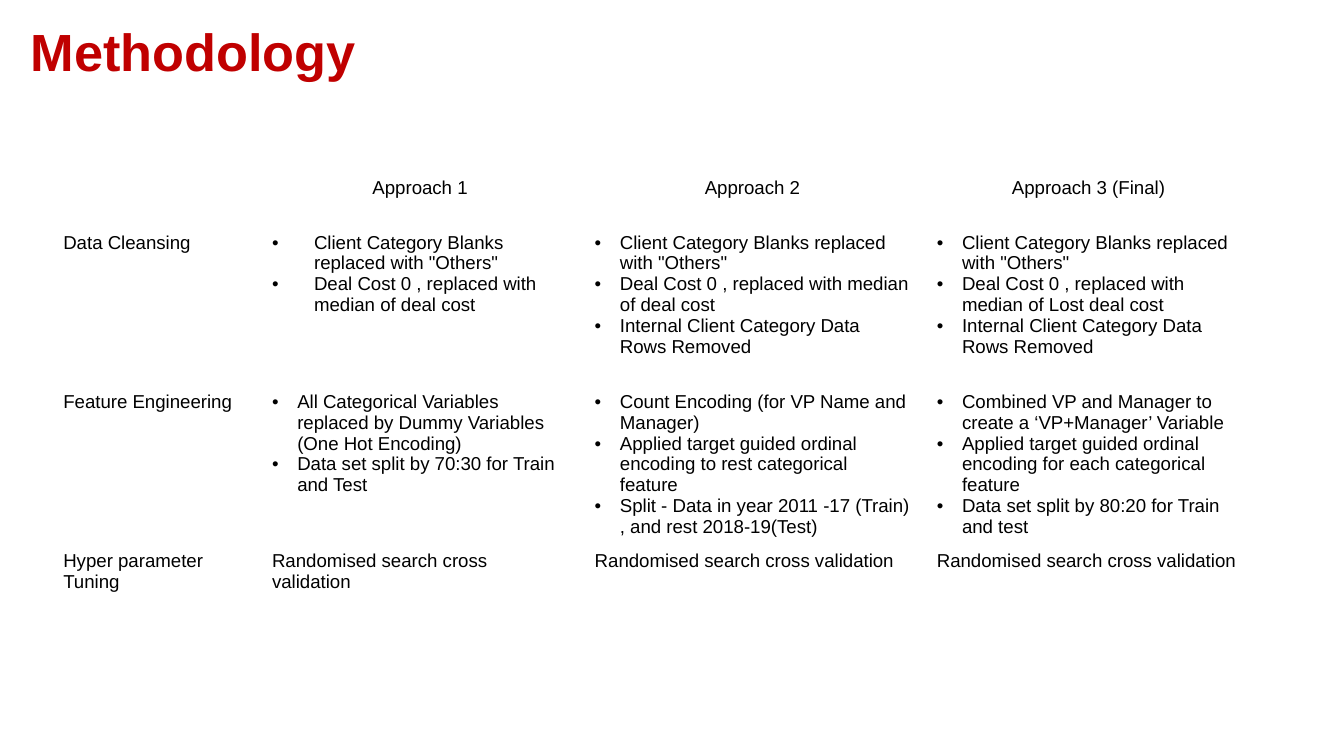
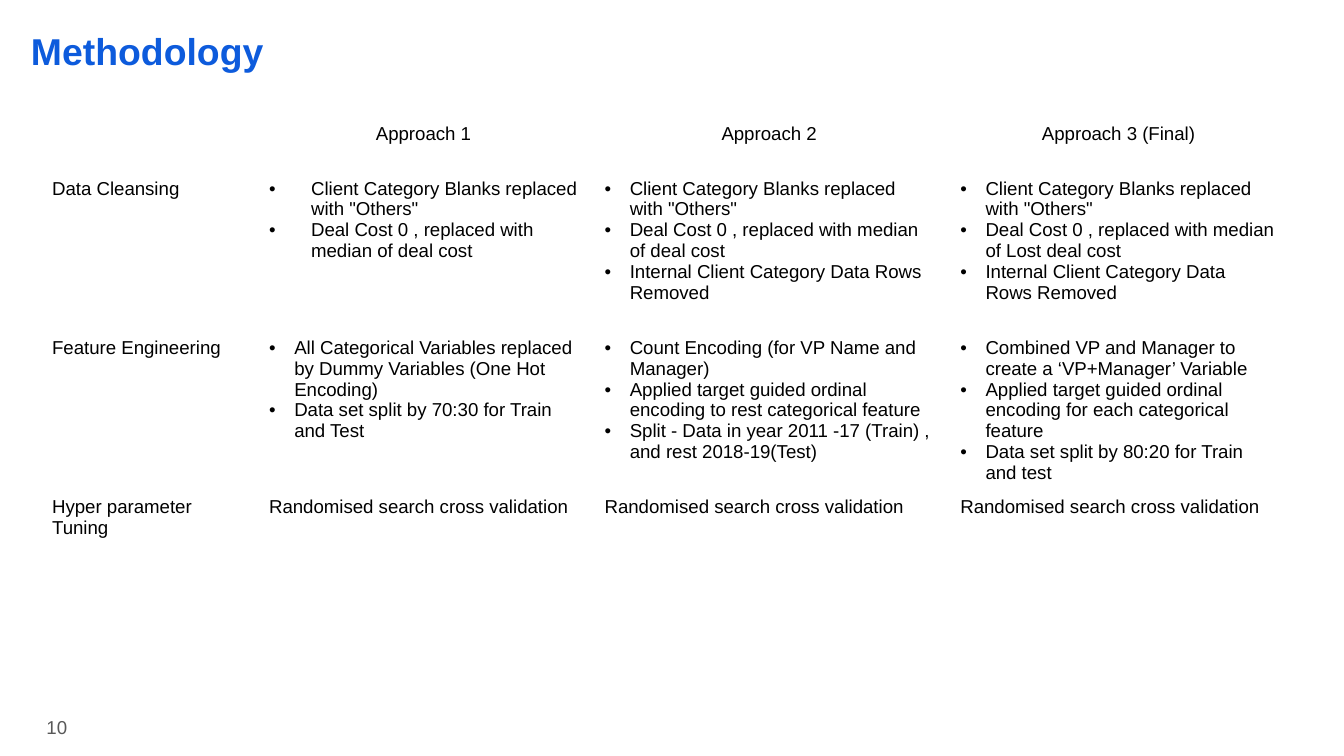
Before and after one commit to imkushwaha/Win_Prediction_Analytics, a slide deck: slide 10 of Presentation_Report.pptx. Drawn at 1344x756 pixels with LibreOffice and Linux fonts; fonts in the diff are those of the drawing; background and template pictures are left out. Boxes give left, top, right and bottom in pixels: in the first picture for what was removed or moved away, otherwise in the second. Text is boxed around its words. In the diff, an @@ line names an element or a change of style, - is before the commit and + after.

```diff
--- a/Presentation_Report.pptx
+++ b/Presentation_Report.pptx
@@ title "Methodology" at box(31, 38, 263, 73): size 28 to 20 pt, text colour #C00000 to #0D5BDC @@
@@ table at box(39, 117, 1290, 570) @@
-row 5:  |  |  | 
@@ table: place and size @@
-table at box(50, 171, 1253, 679)
+table at box(39, 117, 1290, 570)
@@ page number added at box(46, 721, 67, 734), 10 pt, text #595959 @@
+10
```
Also in this commit, not shown: 12 other slides changed, 3 slides added, 3 slides removed, 1 other file.
